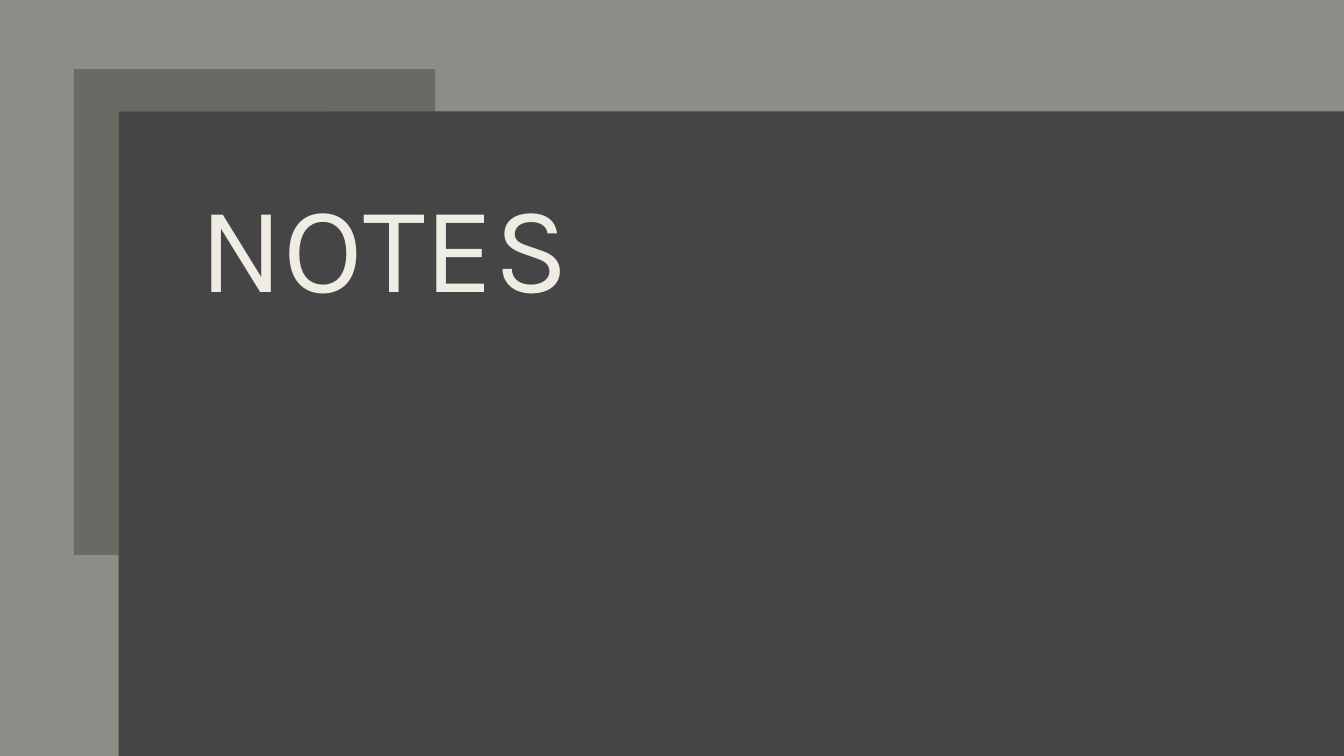
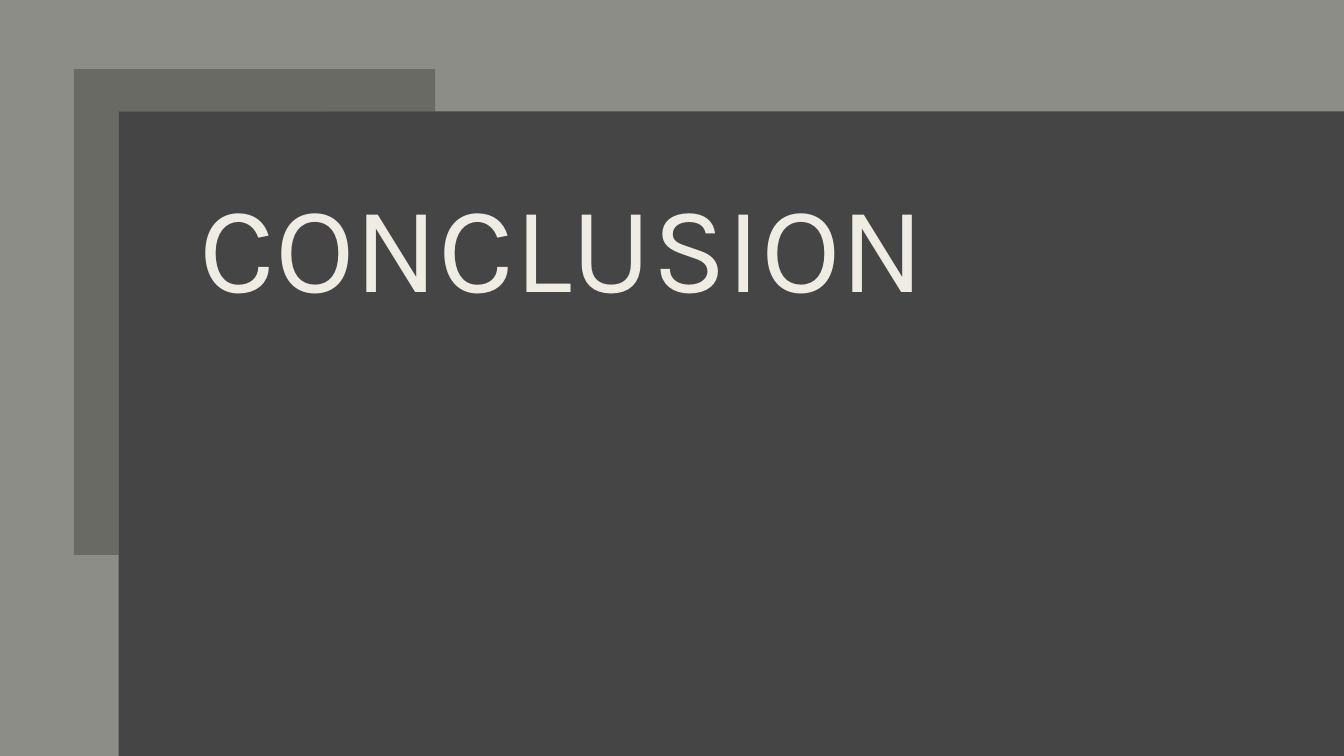
Before and after one commit to ThanhTurin/iOS-meetup-sg, a slide deck: slide 23 of Presentation.pptx. Drawn at 1344x756 pixels with LibreOffice and Linux fonts; fonts in the diff are those of the drawing. Boxes give left, top, right and bottom in pixels: in the first picture for what was removed or moved away, otherwise in the second. Text is boxed around its words. In the diff, an @@ line names an element or a change of style, - is before the commit and + after.

```diff
--- a/Presentation.pptx
+++ b/Presentation.pptx
@@ title at (200, 213, 925, 294): text changed @@
-NOTES
+CONCLUSION
```
Also in this commit, not shown: 1 other slide changed.
